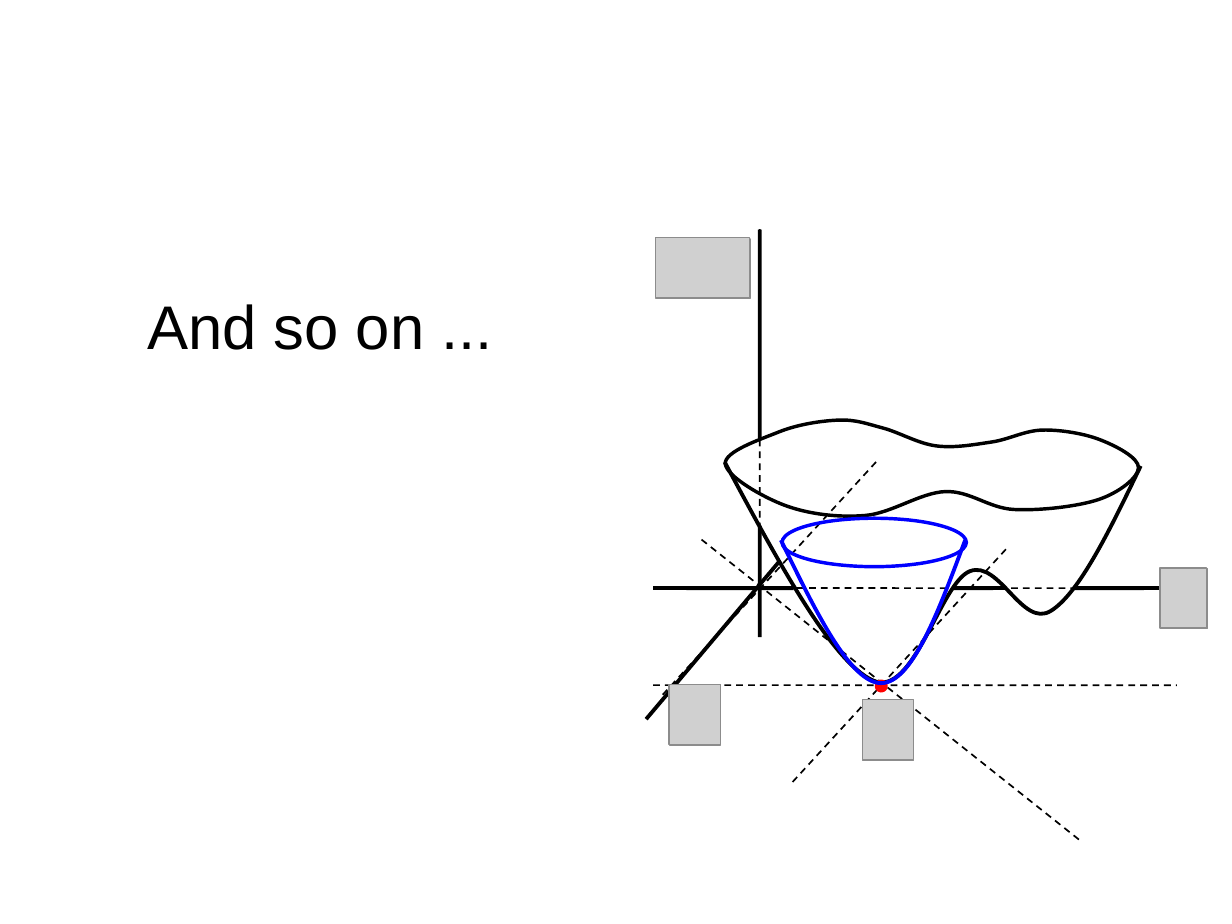
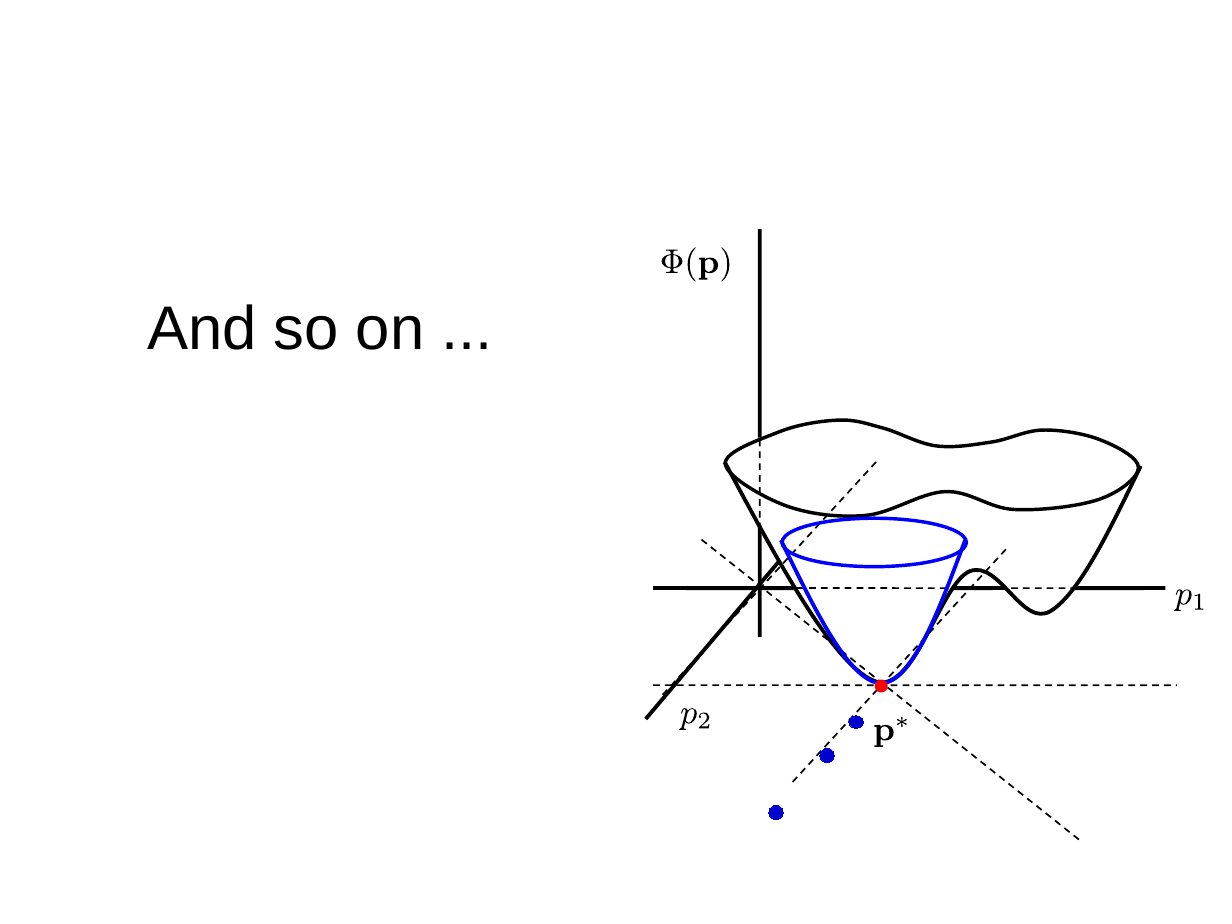
Before and after one commit to birocoles/Disciplina-metodos-computacionais, a slide deck: slide 21 of Content/Nonlinear_methods.odp (slide 20 before the commit). Drawn at 1232x924 pixels with LibreOffice and Linux fonts; fonts in the diff are those of the drawing; grey boxes stand for pictures. Boxes give left, top, right and bottom in pixels: in the first picture for what was removed or moved away, otherwise in the second. Text is boxed around its words. In the diff, an @@ line names an element or a change of style, - is before the commit and + after.

```diff
--- a/Content/Nonlinear_methods.odp
+++ b/Content/Nonlinear_methods.odp
@@ picture removed at [655, 239, 749, 299] @@
@@ picture removed at [655, 238, 749, 298] @@
@@ group added at [662, 248, 728, 282]: 4 freeform shapes @@
@@ picture removed at [1161, 569, 1207, 630] @@
@@ picture removed at [1161, 568, 1207, 628] @@
@@ freeform shape added at [1174, 589, 1191, 611], fill #000000 @@
@@ freeform shape added at [1175, 590, 1206, 611], fill #FFFFFF @@
@@ freeform shape added at [1195, 594, 1204, 610], fill #000000 @@
@@ picture removed at [669, 685, 721, 745] @@
@@ picture removed at [670, 685, 722, 745] @@
@@ freeform shape added at [679, 708, 696, 731], fill #000000 @@
@@ freeform shape added at [680, 708, 711, 729], fill #FFFFFF @@
@@ freeform shape added at [699, 712, 710, 728], fill #000000 @@
@@ ellipse added at [849, 716, 864, 728], fill #0000CC, outline #0000CC 0 pt @@
@@ picture removed at [862, 701, 914, 761] @@
@@ picture removed at [862, 700, 914, 760] @@
@@ freeform shape added at [873, 717, 909, 747], fill #FFFFFF @@
@@ freeform shape added at [897, 717, 907, 727], fill #000000 @@
@@ ellipse added at [819, 748, 834, 763], fill #0000CC, outline #0000CC 0 pt @@
@@ freeform shape added at [875, 724, 894, 747], fill #000000 @@
@@ ellipse added at [769, 806, 784, 821], fill #0000CC, outline #0000CC 0 pt @@
```
Also in this commit, not shown: 28 other slides changed, 4 slides added, 4 slides removed, 1 other file.
